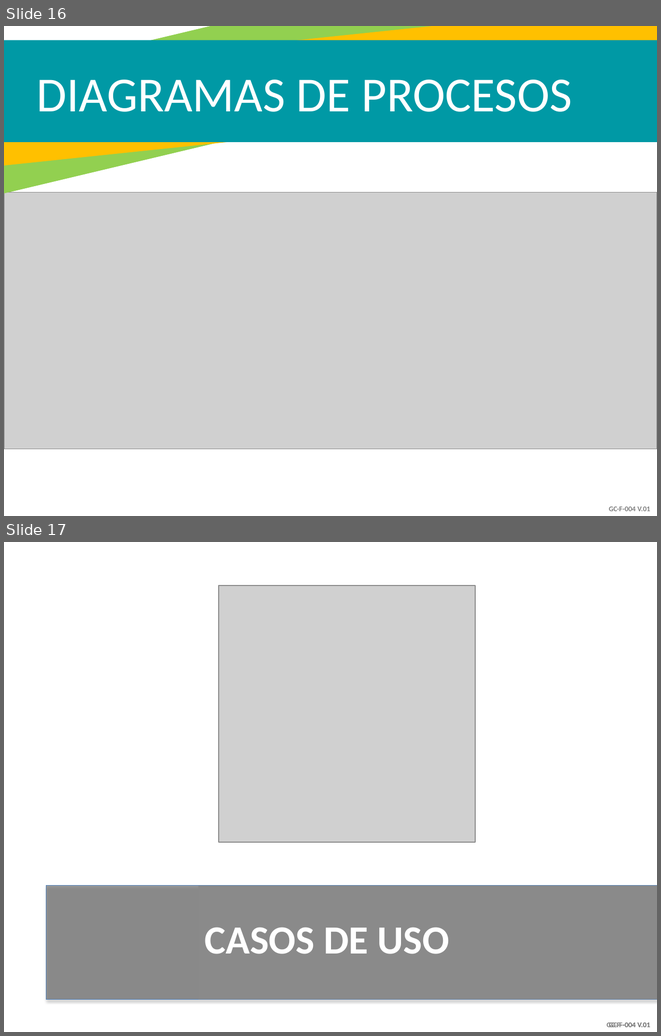
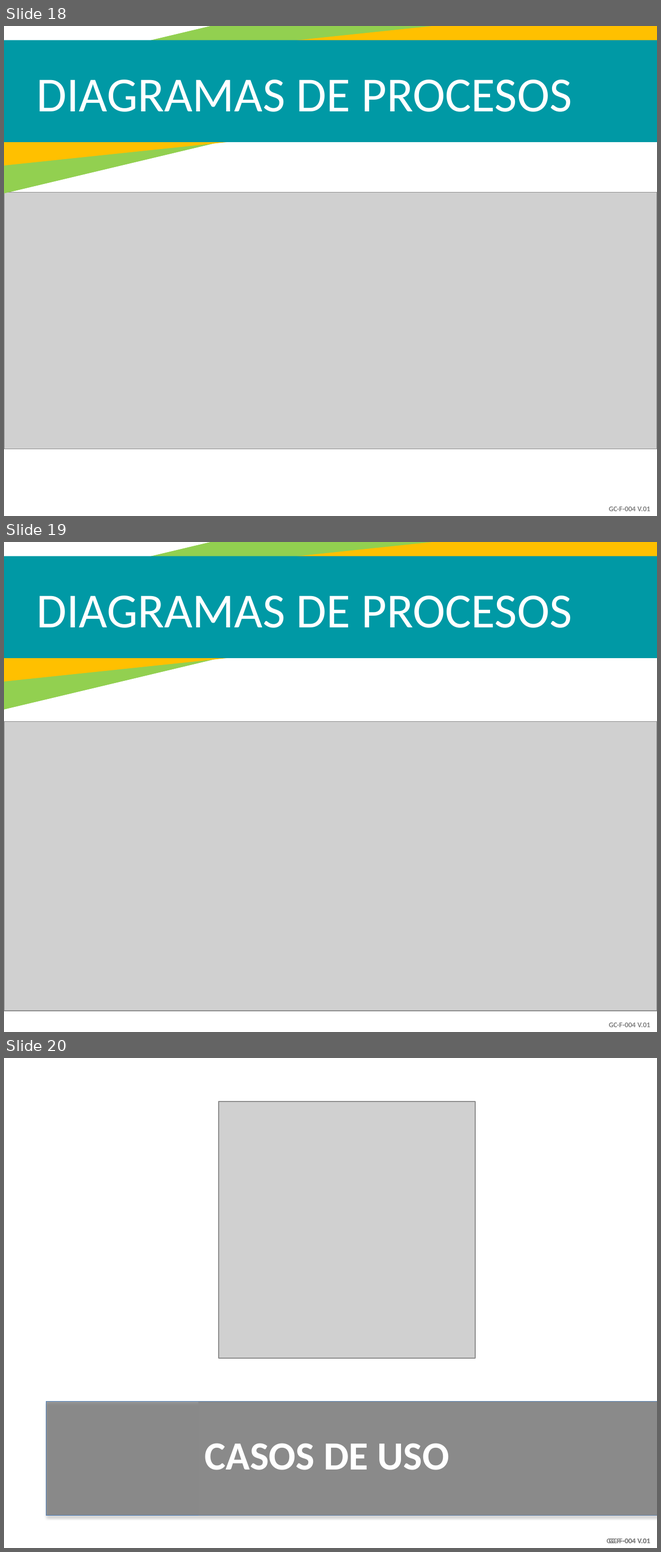
Before and after one commit to Dashell2514/AseoMatic, a slide deck: Documentation/AseoMatic.pptx. Shown one above the other, each under a label of ours: slides 16 and 17 before the commit, slides 18, 19 and 20 after it. The pictures are 661x1036 and 661x1552 pixels, drawn with LibreOffice and Linux fonts; fonts in the diff are those of the drawing; grey boxes stand for pictures; background and template pictures are left out. Boxes give left, top, right and bottom in pixels: in the first picture for what was removed or moved away, otherwise in the second. Text is boxed around its words. In the diff, an @@ line names an element or a change of style, - is before the commit and + after.

```diff
--- a/Documentation/AseoMatic.pptx
+++ b/Documentation/AseoMatic.pptx
@@ slide 19 added at <box>4,542,657,1032</box>, background #FFFFFF; not listed: 2 template elements that a slide beside it also shows @@
@@ rectangle added at <box>4,542,657,721</box>, fill #92D050 @@
@@ rectangle added at <box>4,542,657,688</box>, fill #FFC000 @@
@@ rectangle added at <box>4,556,657,658</box>, fill #0099A5 @@
@@ text added at <box>36,596,572,628</box>, 54 pt, text #FFFFFF @@
+DIAGRAMAS DE PROCESOS
@@ picture added at <box>4,722,657,1011</box> @@
@@ what was slide 16 is now slide 18 @@
@@ what was slide 17 is now slide 20 @@
```
Also in this commit, not shown: 2 other slides added.
